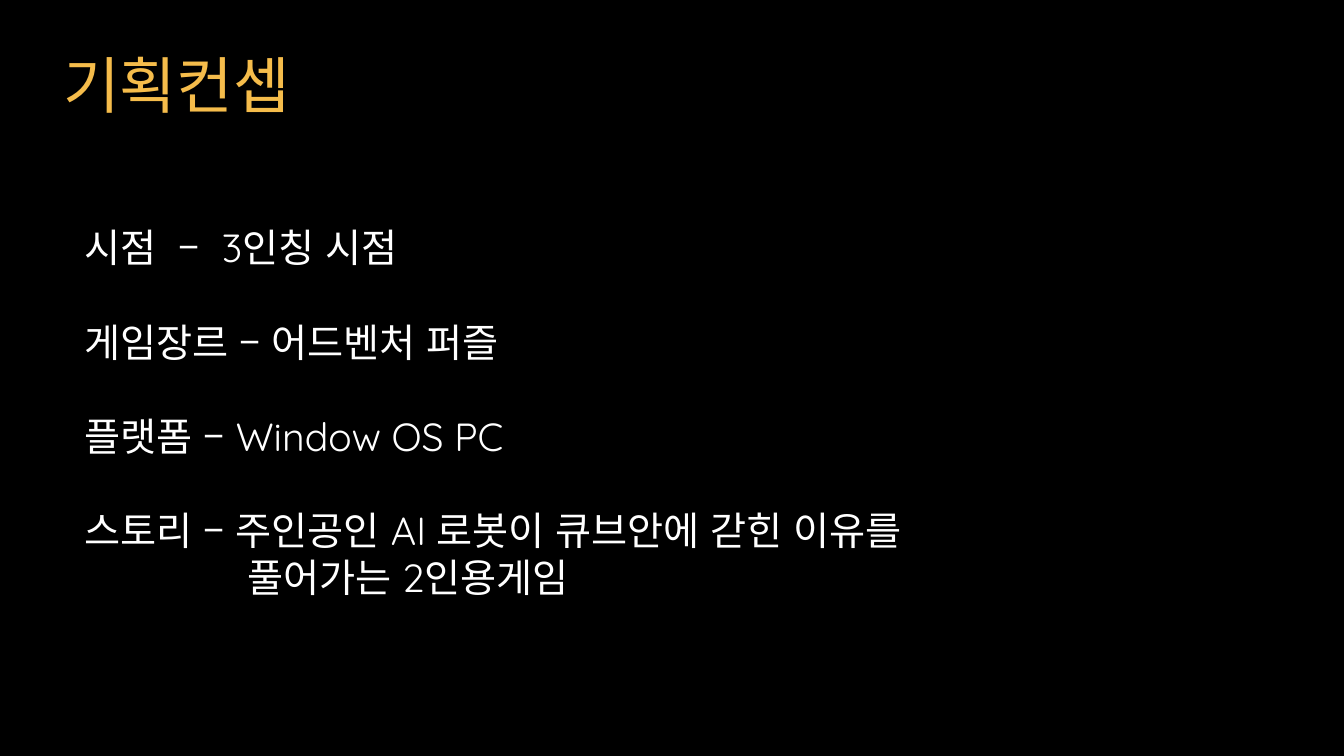
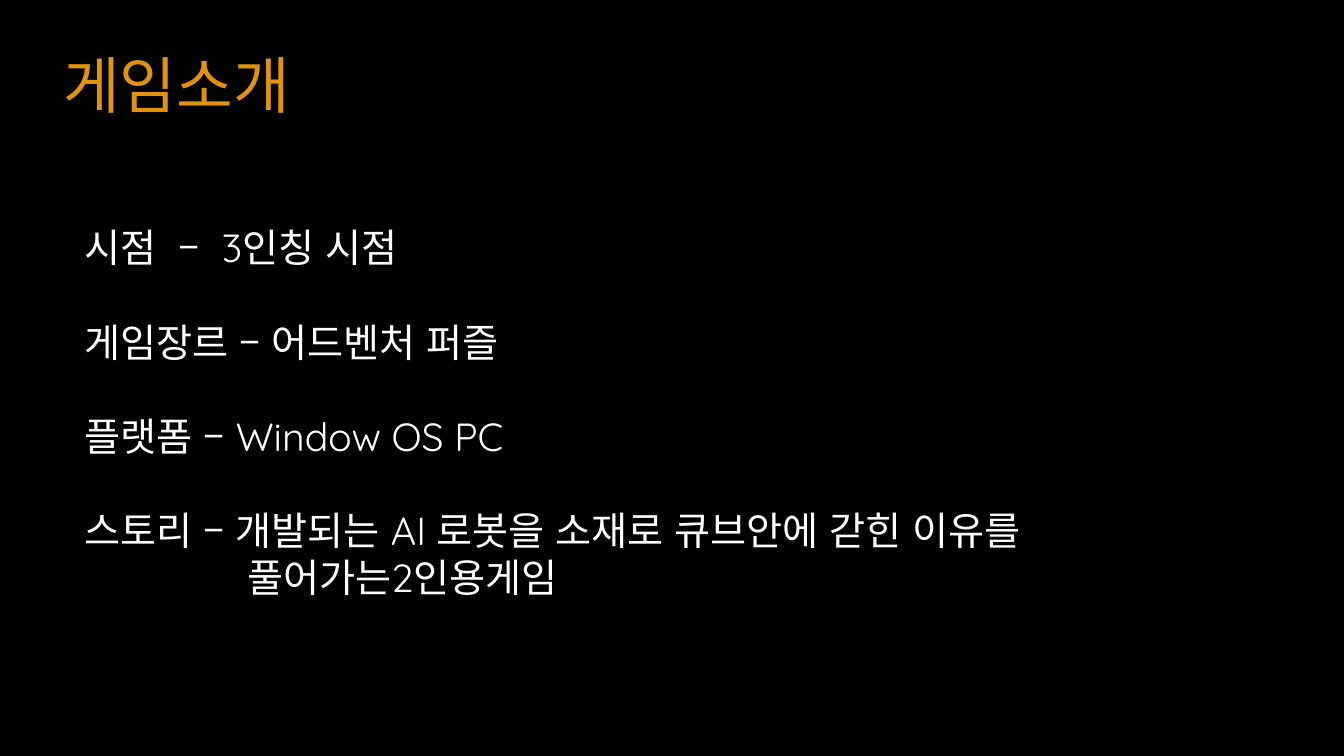
Before and after one commit to YKTeam/Room503, a slide deck: slide 5 of Document/Escape Cube(가제) ppt.pptx (slide 2 before the commit). Drawn at 1344x756 pixels with LibreOffice and Linux fonts; fonts in the diff are those of the drawing. Boxes give left, top, right and bottom in pixels: in the first picture for what was removed or moved away, otherwise in the second. Text is boxed around its words. In the diff, an @@ line names an element or a change of style, - is before the commit and + after.

```diff
--- a/Document/Escape Cube(가제) ppt.pptx
+++ b/Document/Escape Cube(가제) ppt.pptx
@@ text at (x1=63, y1=57, x2=290, y2=113): text changed; text colour #F5BC4B to #E1930E @@
-기획컨셉
+게임소개
@@ text at (x1=85, y1=512, x2=1021, y2=595): text changed @@
-스토리 – 주인공인 AI 로봇이 큐브안에 갇힌 이유를
-풀어가는 2인용게임
+스토리 – 개발되는 AI 로봇을 소재로 큐브안에 갇힌 이유를
+풀어가는2인용게임
```
Also in this commit, not shown: 1 other slide changed, 11 slides added, 2 slides removed.
